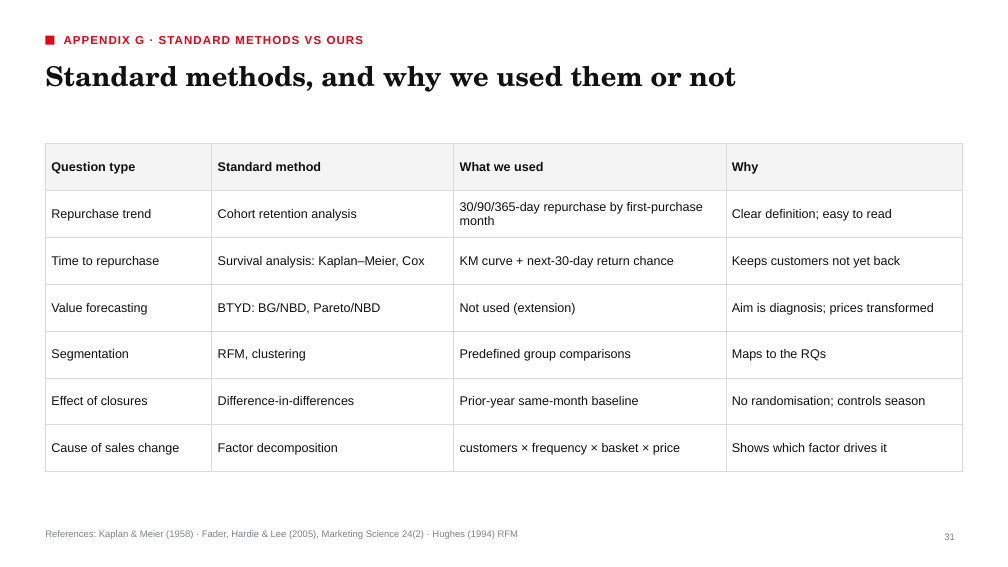
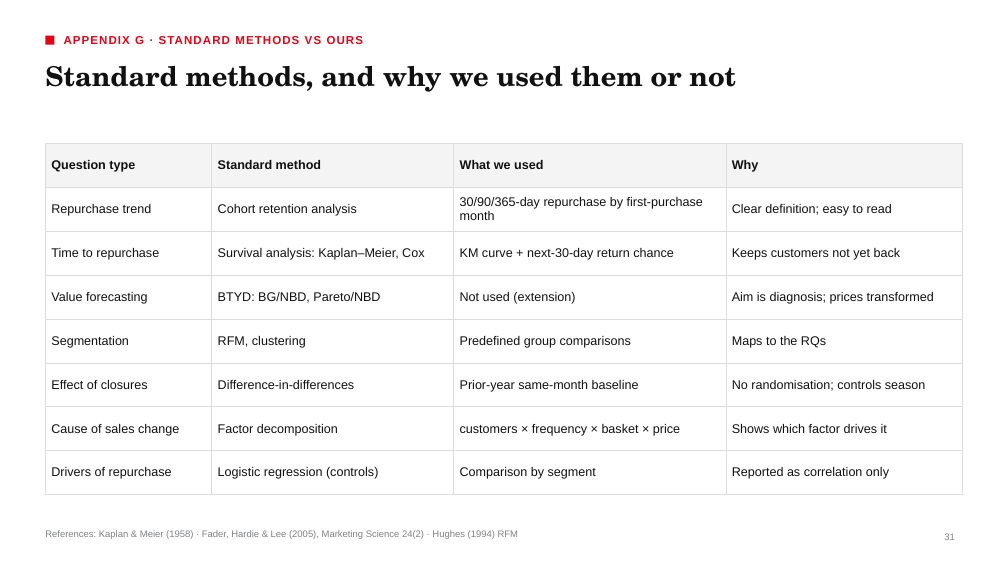
Before and after one commit to underthesun7213/social-data, a slide deck: slide 31 of presentation/hm_retention_deck_en.pptx. Drawn at 1008x567 pixels with LibreOffice and Linux fonts; fonts in the diff are those of the drawing. Boxes give left, top, right and bottom in pixels: in the first picture for what was removed or moved away, otherwise in the second. Text is boxed around its words. In the diff, an @@ line names an element or a change of style, - is before the commit and + after.

```diff
--- a/presentation/hm_retention_deck_en.pptx
+++ b/presentation/hm_retention_deck_en.pptx
@@ table at (x1=45, y1=144, x2=963, y2=483) @@
+row 8: Drivers of repurchase | Logistic regression (controls) | Comparison by segment | Reported as correlation only
```
Also in this commit, not shown: 8 other slides changed, 1 slide added, 4 other files.
